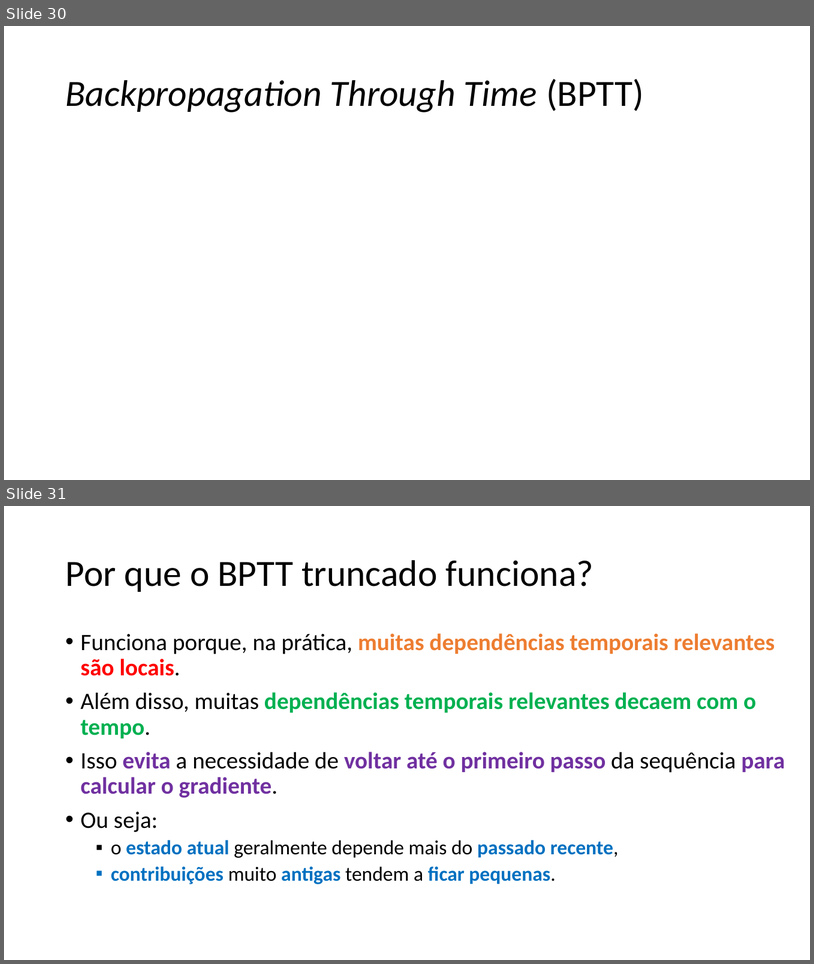
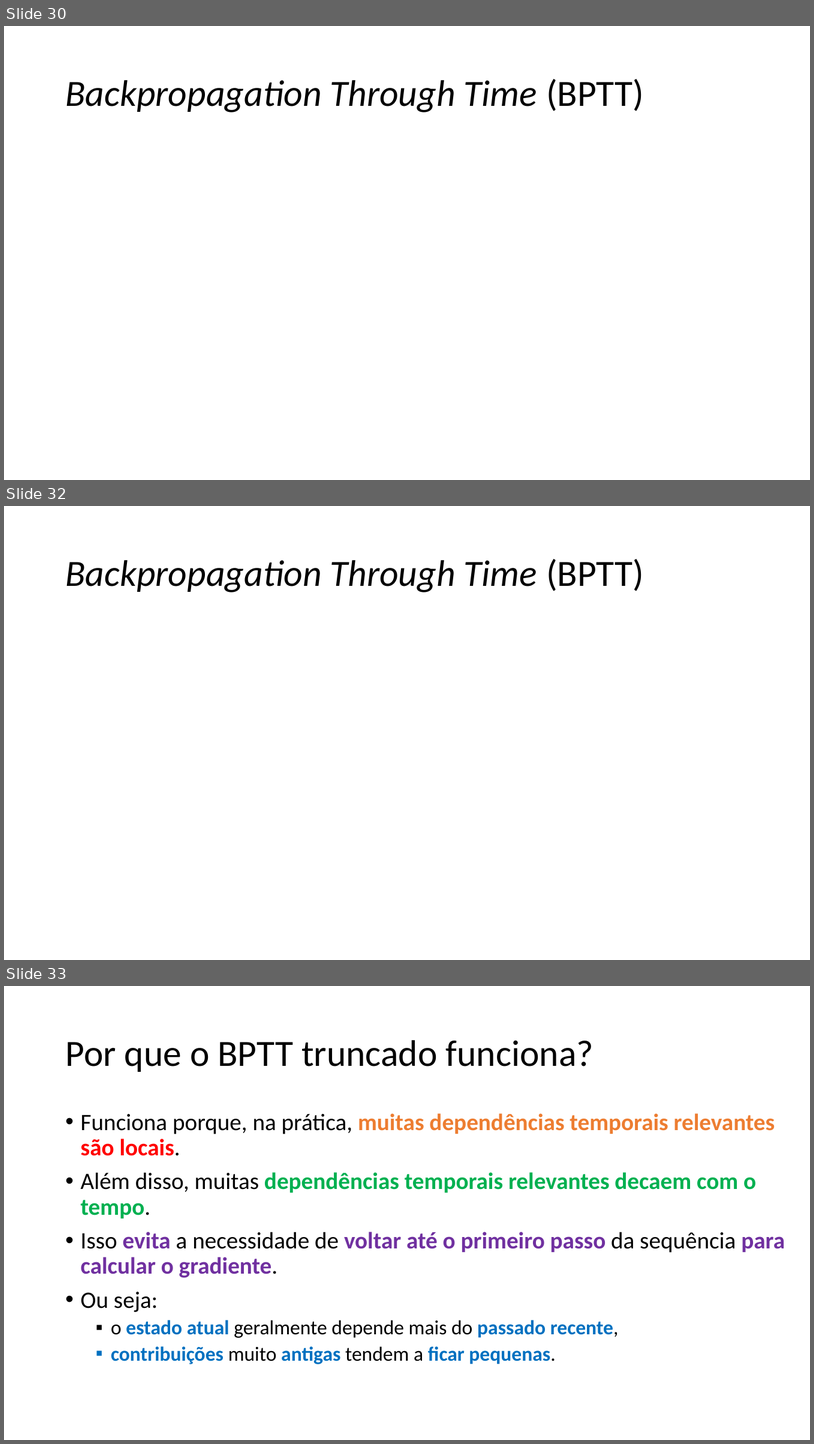
Before and after one commit to zz4fap/c24_inteligencia_artificial, a slide deck: slides/C24_RNN.pptx. Shown one above the other, each under a label of ours: slides 30 and 31 before the commit, slides 30, 32 and 33 after it; the slides between them are not shown. The pictures are 814x964 and 814x1444 pixels, drawn with LibreOffice and Linux fonts; fonts in the diff are those of the drawing; grey boxes stand for pictures. Boxes give left, top, right and bottom in pixels: in the first picture for what was removed or moved away, otherwise in the second. Text is boxed around its words. In the diff, an @@ line names an element or a change of style, - is before the commit and + after.

```diff
--- a/slides/C24_RNN.pptx
+++ b/slides/C24_RNN.pptx
@@ slide 32 added at <box>4,506,810,960</box>, background #FFFFFF @@
@@ title added at <box>65,559,644,592</box>, 44 pt, text #000000, italic @@
+Backpropagation Through Time (BPTT)
@@ what was slide 31 is now slide 33 @@
```
Also in this commit, not shown: 1 slide changed, 1 other slide added.
